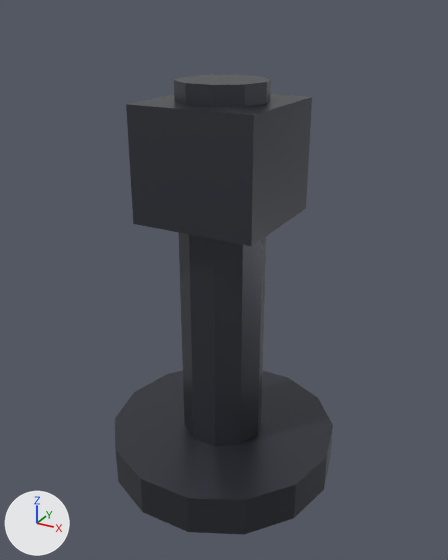
A saved change to the glTF model assets/cc0/station/landing_gear.glb.
Camera for both pictures: a 50 mm lens placed at (0.772, -1.397, 0.162), pointed at (0.007, -0.007, -0.533). The lights are fixed; the arrows at lower left show +X, +Y and +Z. The picture after the commit comes second. Vertices at exactly the same position are counted once.

In view in the first picture: 'GearLeg'.
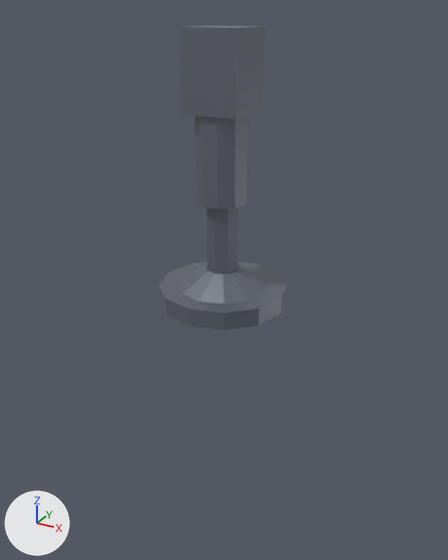
Commit message: Square off the landing gear to four legs, so a legal landing can't topple

Patch to the scene script:
```diff
--- a/assets/cc0/station/landing_gear.glb.py
+++ b/assets/cc0/station/landing_gear.glb.py
@@ mat_landing_gear @@
 mat_landing_gear = principled_material('landing_gear')
-mat_landing_gear.base_color = (0.0732, 0.0783, 0.0946)  # dark grey #4c4f57
+mat_landing_gear.base_color = (0.179, 0.196, 0.233)  # grey #757a85
 mat_landing_gear.metallic = 0.8
@@ me_gearleg @@
 # used by ob_gearleg; location = (0.0, 0.0, 0.0)
-me_gearleg.from_pydata(...)  # 56 vertices, 100 faces; spans x -0.34..0.34, y -0.331..0.331, z -1.14..0.0
+me_gearleg.from_pydata(...)  # 92 vertices, 164 faces; spans x -0.18..0.18, y -0.18..0.18, z -0.6..0.12
+# me_gearleg part 1: a new loose piece, a box spanning x -0.075..0.075, y -0.075..0.075, z -0.08..0.12, in mat_landing_gear (grey #757a85)
+# me_gearleg part 2: a new loose piece, a 10-sided cylinder along z spanning x -0.07..0.07, y -0.067..0.067, z -0.31..-0.07, in mat_landing_gear (grey #757a85)
+# me_gearleg part 3: a new loose piece, an 8-sided cylinder along z spanning x -0.045..0.045, y -0.045..0.045, z -0.52..-0.28, in mat_landing_gear (grey #757a85)
+# me_gearleg part 4: a new loose piece, a 12-sided cut cone along z (radius 0.16 at the low end, 0.048 at the high end) spanning x -0.16..0.16, y -0.16..0.16, z -0.57..-0.5, in mat_landing_gear (grey #757a85)
+# me_gearleg part 5: a new loose piece, a 12-sided cylinder along z spanning x -0.18..0.18, y -0.18..0.18, z -0.6..-0.55, in mat_landing_gear (grey #757a85)
+# me_gearleg part 6: the loose piece of 28 vertices spanning x -0.34..0.34, y -0.331..0.331, z -1.14..-1.02 is deleted
+# me_gearleg part 7: the loose piece of 20 vertices spanning x -0.12..0.12, y -0.114..0.114, z -1.1..0.0 is deleted
+# me_gearleg part 8: the loose piece of 8 vertices spanning x -0.17..0.17, y -0.17..0.17, z -0.35..-0.05 is deleted
 me_gearleg.materials.append(mat_landing_gear)
```

Changed parts and their boxes (x1, y1, x2, y2) in the pictures (448 x 560 px):
'GearLeg', recoloured, reshaped (41% narrower, 34% shorter)
    before: (115, 75, 333, 535)
    after: (159, 26, 287, 330)
part 1 of me_gearleg, added
    after: (179, 26, 265, 119)
part 2 of me_gearleg, added
    after: (195, 115, 250, 209)
part 3 of me_gearleg, added
    after: (207, 207, 239, 274)
part 4 of me_gearleg, added
    after: (177, 265, 268, 304)
part 5 of me_gearleg, added
    after: (159, 262, 287, 330)
part 6 of me_gearleg, deleted
    before: (115, 370, 333, 535)
part 7 of me_gearleg, deleted
    before: (174, 75, 271, 446)
part 8 of me_gearleg, deleted
    before: (126, 94, 312, 246)
